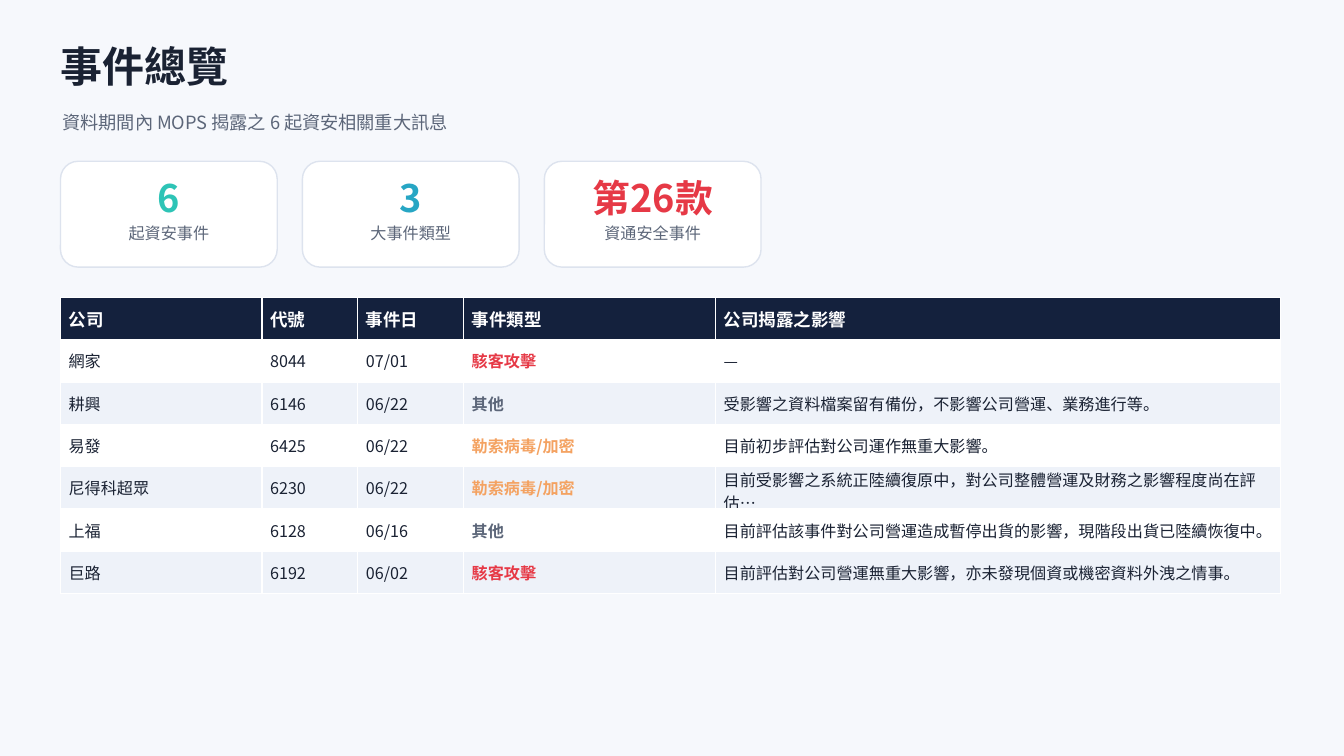
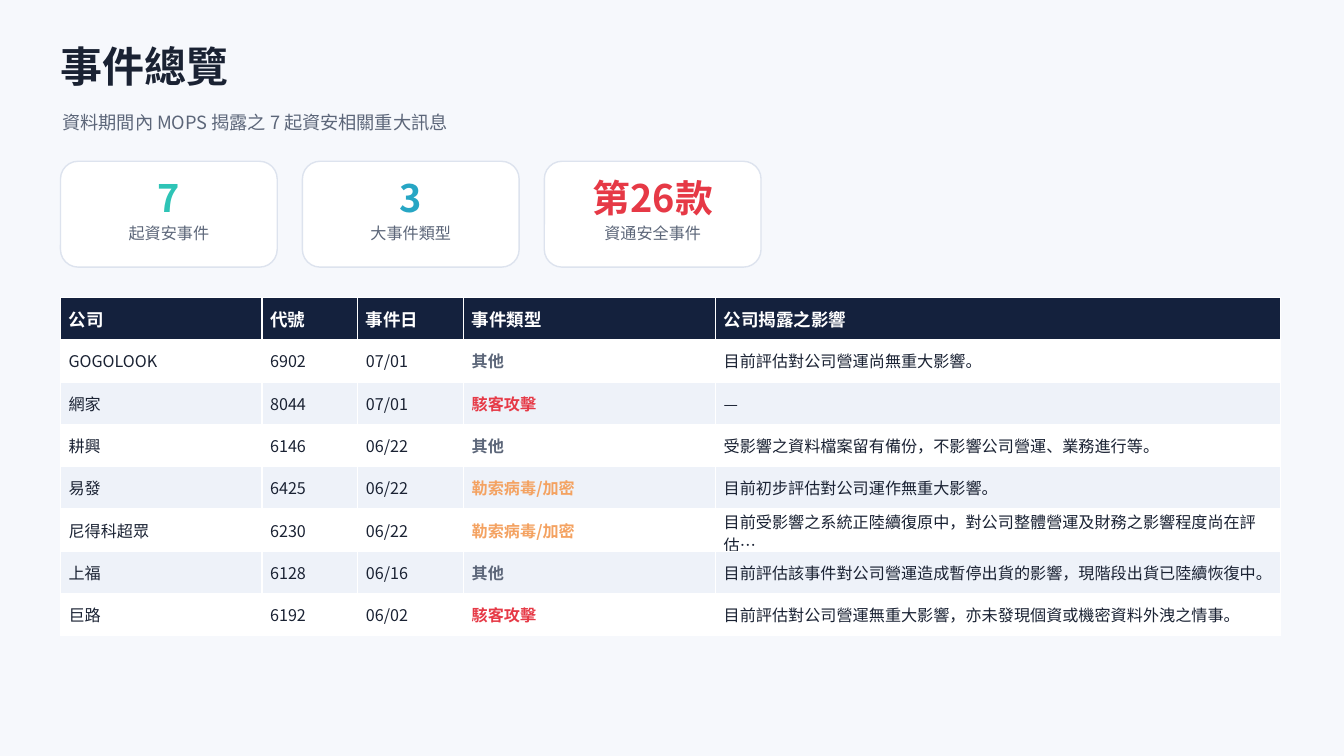
Before and after one commit to Johnnylin77/mops-isec-monitor, a slide deck: slide 2 of 資安事件因應分析.pptx. Drawn at 1344x756 pixels with LibreOffice and Linux fonts; fonts in the diff are those of the drawing. Boxes give left, top, right and bottom in pixels: in the first picture for what was removed or moved away, otherwise in the second. Text is boxed around its words. In the diff, an @@ line names an element or a change of style, - is before the commit and + after.

Commit message:
MOPS report: 2026-07-02

```diff
--- a/資安事件因應分析.pptx
+++ b/資安事件因應分析.pptx
@@ text at <box>62,113,447,131</box>: text changed @@
-資料期間內 MOPS 揭露之 6 起資安相關重大訊息
+資料期間內 MOPS 揭露之 7 起資安相關重大訊息
@@ text at <box>158,184,180,212</box>: text changed @@
-6
+7
@@ table at <box>60,297,1280,636</box> @@
+row 2: GOGOLOOK | 6902 | 07/01 | 其他 | 目前評估對公司營運尚無重大影響。
```
Also in this commit, not shown: 5 other slides changed, 2 other files.
